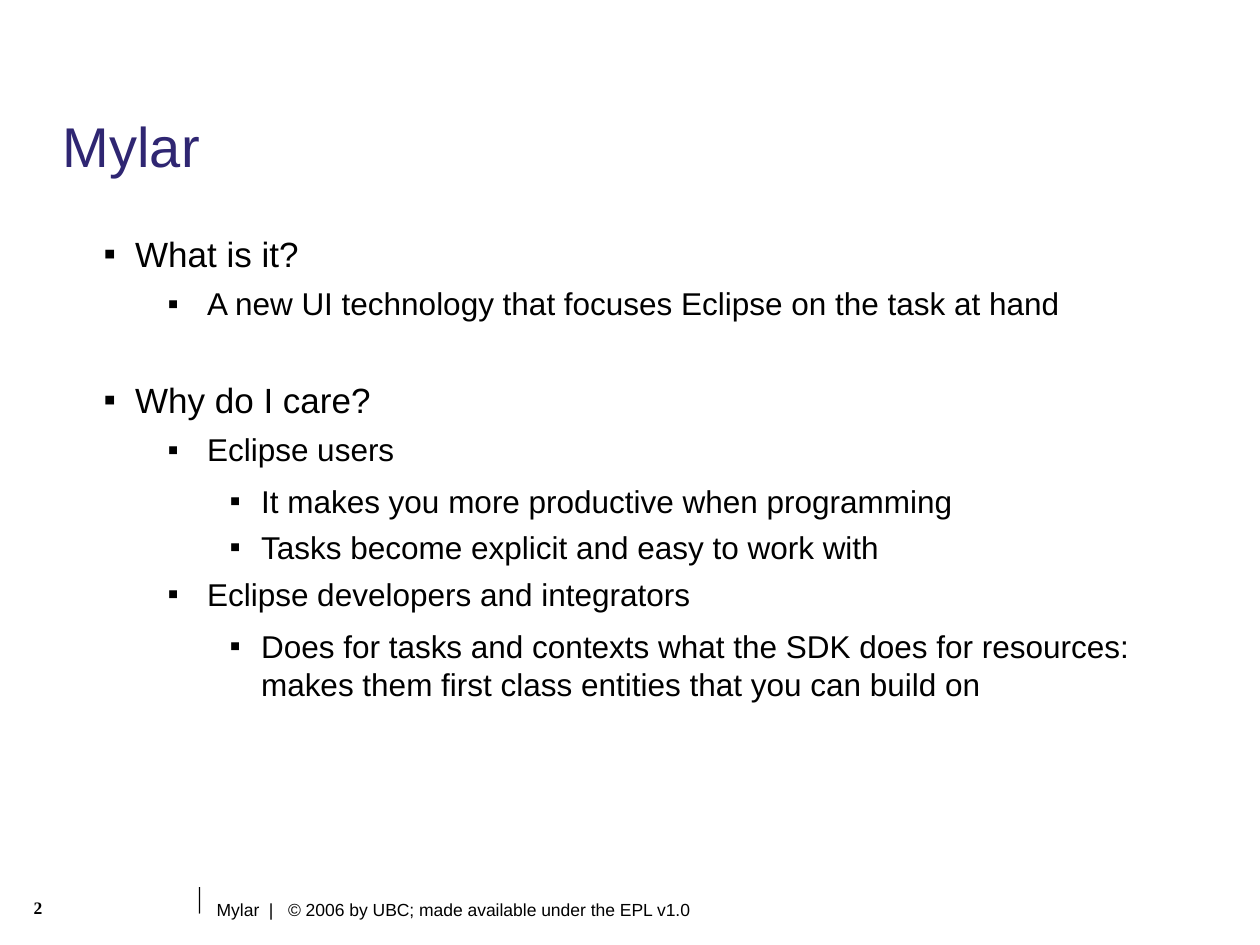
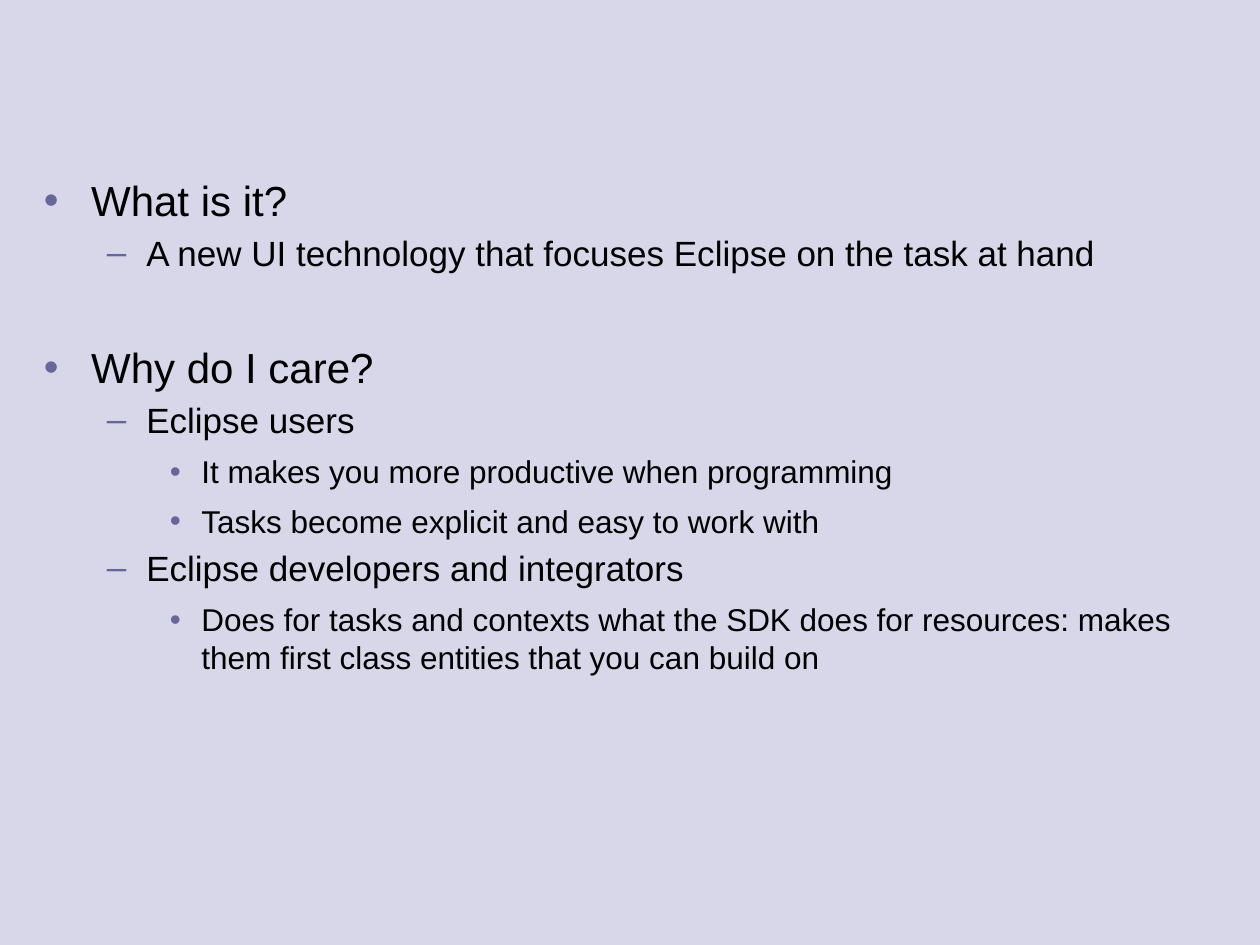
Before and after one commit to eclipse-mylyn/mylyn-website, a slide deck: slide 2 of publications/2006-03-mylar-eclipsecon.ppt. Drawn at 1260x945 pixels with LibreOffice and Linux fonts; fonts in the diff are those of the drawing; background and template pictures are left out. Boxes give left, top, right and bottom in pixels: in the first picture for what was removed or moved away, otherwise in the second. Text is boxed around its words. In the diff, an @@ line names an element or a change of style, - is before the commit and + after.

Commit message:
Progress on: prepare eclipsecon talk and slides

```diff
--- a/publications/2006-03-mylar-eclipsecon.ppt
+++ b/publications/2006-03-mylar-eclipsecon.ppt
@@ rectangle added at (0,0,1260,945), fill #D8D7E9 @@
@@ title removed at (63,126,200,178) @@
-Mylar
@@ text "What is it?": place and size @@
-text "What is it?" at (135,241,1129,702)
+text "What is it?" at (91,185,1171,675)
@@ text "What is it?" at (91,185,1171,675): size 20 to 24 pt in "What is it?", "Why do I care?"; size 18 to 20 pt in "A new UI technology that focuses Eclipse ...", "Eclipse users", "Eclipse developers and integrators"; bullet ▪ to •; line spacing 1.3 to 1; more space between paragraphs; bullet colour #000000 to #666699; bullet ▪ to –; less space between paragraphs @@
@@ line removed from (199, 887) to (199, 914) @@
@@ page number removed at (34,902,43,914) @@
-2
@@ text removed at (217,903,690,920) @@
-Mylar | © 2006 by UBC; made available under the EPL v1.0
```
Also in this commit, not shown: 10 other slides changed, 6 slides added, 3 slides removed.
